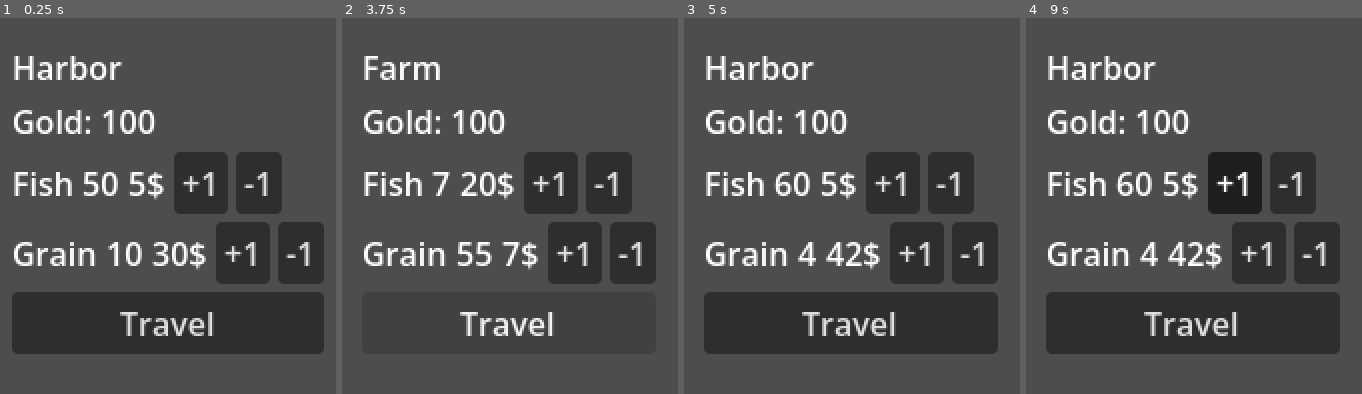
Above: before the commit, frames 1-4 (left to right).
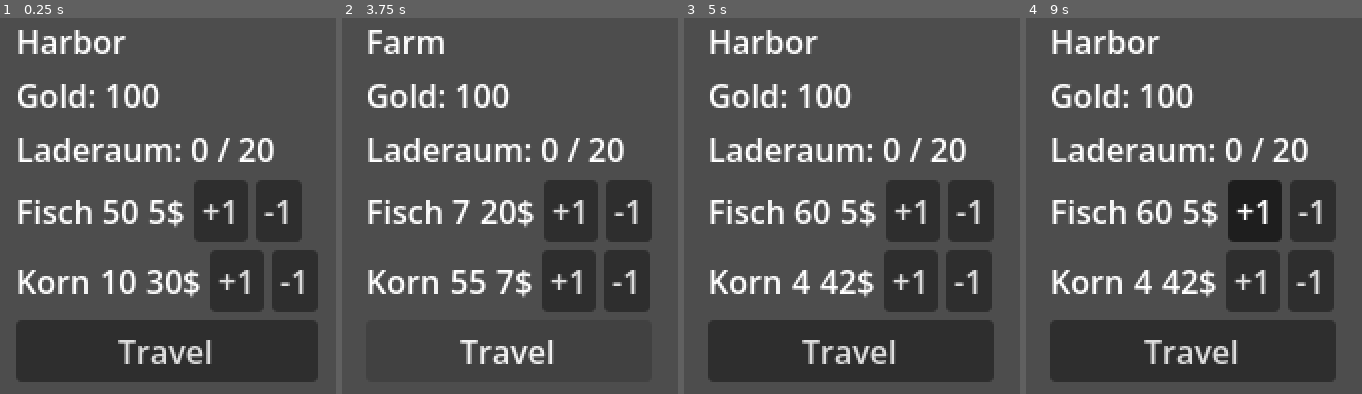
Above: after the commit, the same moments.

Repository: twiederk/PirateGame
Game: Godot game, scene res://city/city.tscn
Same seed, same stepped clock (60 frames per second), same inputs: the game is played once before the commit and once after it. This scene is started directly instead of the project's main scene.
Inputs (mouse positions are in pixels of both pictures, inside the frame that each line leads up to):
- Up to frame 1 (0.25 s): no input
- Up to frame 2 (3.75 s): click "+1" at 0.5 s; click "-1" at 1.25 s; click "+1" at 2 s; click "-1" at 2.75 s; click "Travel" at 3.5 s
- Up to frame 3 (5 s): tap Enter at 4.25 s; move the mouse to (outside the picture) at 4.27 s; hold D (right) from 4.28 s (still down); tap E (board_ship) at 4.35 s; click (outside the picture) at 4.42 s
- Up to frame 4 (9 s): release D (right) at 5 s; tap Keypad 0 (zoom_reset) every 0.75 s from 5 to 8 s; drag from (outside the picture) to (1130, 390) at 5.02 s; move the mouse to (outside the picture) at 5.77 s; hold D (right) 5.78-6.5 s; tap / (zoom_out) at 5.85 s; drag from (1130, 390) to (outside the picture) at 6.52 s; move the mouse to (outside the picture) at 7.27 s; hold A (left) 7.28-8 s; tap Alt at 7.35 s; drag from (outside the picture) to (outside the picture) at 8.02 s; move the mouse to (1257, 198) at 8.77 s; hold S (down) from 8.78 s (still down); tap E (board_ship) at 8.85 s; click (1257, 198) at 8.92 s

The runs differ from the first frame. In frame 1, 33% of the frame differs, in the area x 3-97%, y 3-97%; in frame 2, 20%; in frame 3, 31%; in frame 4, 32%.

Commit message:
Added player weight to city scene

Diff:
--- a/godot4/city/city.gd
+++ b/godot4/city/city.gd
@@ -8,6 +8,7 @@
 
 @onready var city_name = $CenterContainer/VBoxContainer/CityName
 @onready var player_gold = $CenterContainer/VBoxContainer/PlayerGold
+@onready var player_weight = $CenterContainer/VBoxContainer/PlayerWeight
 @onready var city_fish_amount = $CenterContainer/VBoxContainer/CityGoodFish/CityFishAmount
 @onready var city_fish_price = $CenterContainer/VBoxContainer/CityGoodFish/CityFishPrice
 @onready var city_grain_amount = $CenterContainer/VBoxContainer/CityGoodGrain/CityGrainAmount
@@ -26,6 +27,7 @@
 func _update_gui() -> void:
 	city_name.text = city.name
 	player_gold.text = "Gold: " + str(player.gold)
+	player_weight.text = "Laderaum: " + str(trading_system.get_used_capacity()) + " / " + str(player.cargo_capacity)
 	city_fish_amount.text = str(city.market.fish.stock)
 	city_fish_price.text = str(trading_system.get_price(city, "fish")) + "$"
 	city_grain_amount.text = str(city.market.grain.stock)
@@ -35,6 +37,7 @@
 func _on_buy_fish_button_pressed():
 	trading_system.buy("fish", 1)
 	player_gold.text = "Gold: " + str(player.gold)
+	player_weight.text = "Laderaum: " + str(trading_system.get_used_capacity()) + " / " + str(player.cargo_capacity)
 	city_fish_amount.text = str(city.market.fish.stock)
 	city_fish_price.text = str(trading_system.get_price(city, "fish")) + "$"
 
@@ -42,6 +45,7 @@
 func _on_sell_fish_button_pressed():
 	trading_system.sell("fish", 1)
 	player_gold.text = "Gold: " + str(player.gold)
+	player_weight.text = "Laderaum: " + str(trading_system.get_used_capacity()) + " / " + str(player.cargo_capacity)
 	city_fish_amount.text = str(city.market.fish.stock)
 	city_fish_price.text = str(trading_system.get_price(city, "fish")) + "$"
 
--- a/godot4/city/city.tscn
+++ b/godot4/city/city.tscn
@@ -30,12 +30,16 @@
 layout_mode = 2
 text = "Player Gold"
 
+[node name="PlayerWeight" type="Label" parent="CenterContainer/VBoxContainer" unique_id=984305985]
+layout_mode = 2
+text = "Player Weight"
+
 [node name="CityGoodFish" type="HBoxContainer" parent="CenterContainer/VBoxContainer" unique_id=790509194]
 layout_mode = 2
 
 [node name="CityFish" type="Label" parent="CenterContainer/VBoxContainer/CityGoodFish" unique_id=2003425170]
 layout_mode = 2
-text = "Fish"
+text = "Fisch"
 
 [node name="CityFishAmount" type="Label" parent="CenterContainer/VBoxContainer/CityGoodFish" unique_id=496338392]
 layout_mode = 2
@@ -58,7 +62,7 @@
 
 [node name="CityGrain" type="Label" parent="CenterContainer/VBoxContainer/CityGoodGrain" unique_id=825812239]
 layout_mode = 2
-text = "Grain"
+text = "Korn"
 
 [node name="CityGrainAmount" type="Label" parent="CenterContainer/VBoxContainer/CityGoodGrain" unique_id=1160540225]
 layout_mode = 2
